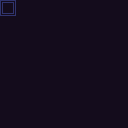
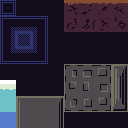
Comparing the layer stacks of the two w=128, h=128 images. Changes:
painted on "Background" over [0, 0, 128, 128]
added layer "Layer" above "Layer #1" over [0, 0, 128, 128]
added layer "Layer #1" over [11, 27, 37, 53]
